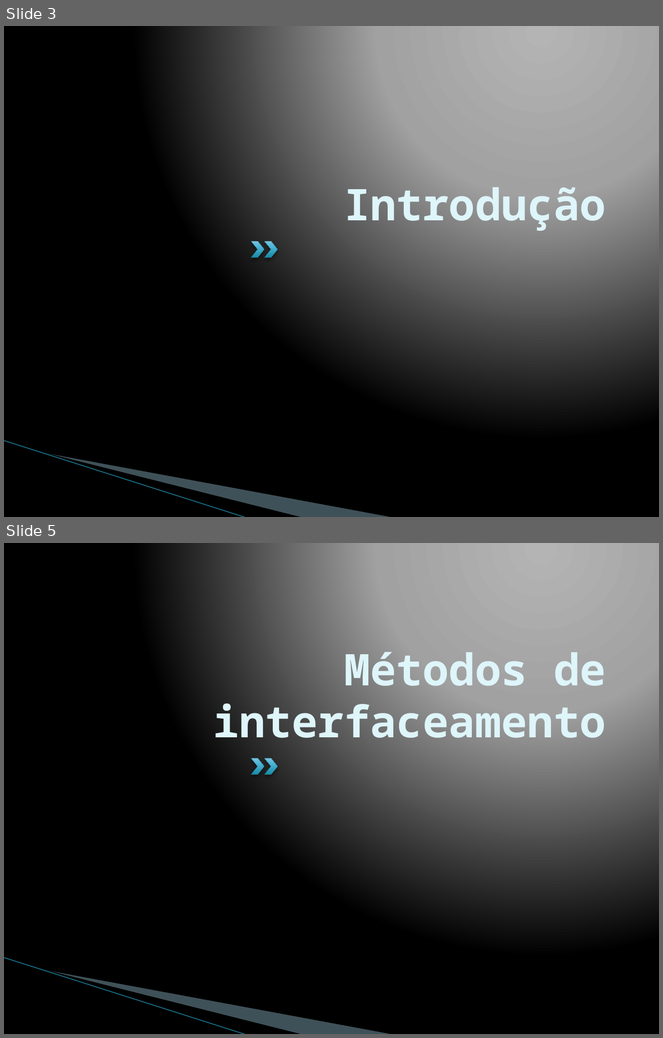
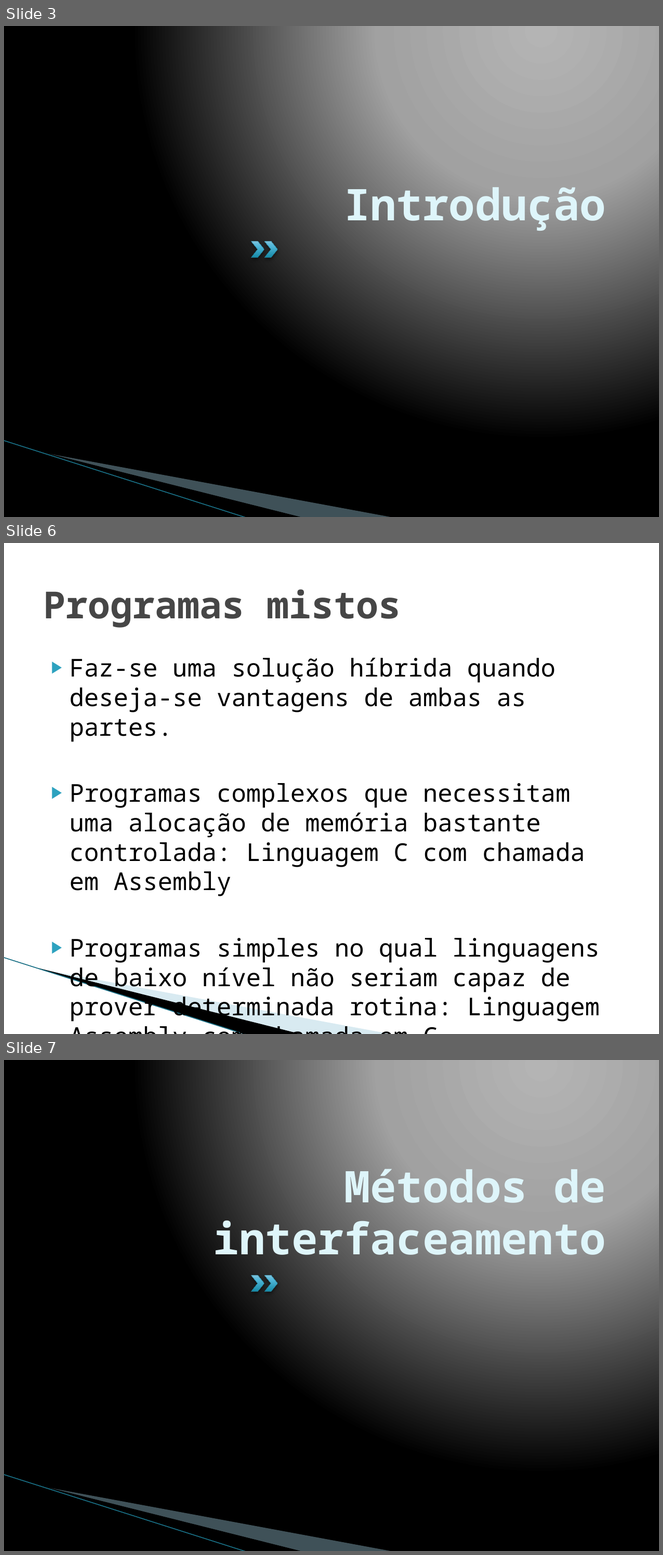
Before and after one commit to phdenis40/mips-assembler-unb, a slide deck: seminario/Interface entre C e Assemby 8085.pptx. Shown one above the other, each under a label of ours: slides 3 and 5 before the commit, slides 3, 6 and 7 after it; the slides between them are not shown. The pictures are 663x1038 and 663x1555 pixels, drawn with LibreOffice and Linux fonts; fonts in the diff are those of the drawing; background and template pictures are left out. Boxes give left, top, right and bottom in pixels: in the first picture for what was removed or moved away, otherwise in the second. Text is boxed around its words. In the diff, an @@ line names an element or a change of style, - is before the commit and + after.

```diff
--- a/seminario/Interface entre C e Assemby 8085.pptx
+++ b/seminario/Interface entre C e Assemby 8085.pptx
@@ slide 6 added at (x1=4, y1=543, x2=659, y2=1034), background #FFFFFF; not listed: 3 template elements that a slide beside it also shows @@
@@ title added at (x1=43, y1=589, x2=401, y2=628), 41 pt, text #464646, bold @@
+Programas mistos
@@ text added at (x1=70, y1=657, x2=600, y2=1022), 27 pt, text #000000 @@
+▶ Faz-se uma solução híbrida quando deseja-se vantagens de ambas as partes.
+▶ Programas complexos que necessitam uma alocação de memória bastante controlada: Linguagem C com chamada em Assembly
+▶ Programas simples no qual linguagens de baixo nível não seriam capaz de prover determinada rotina: Linguagem Assembly com chamada em C
@@ what was slide 5 is now slide 7 @@
```
Also in this commit, not shown: 8 slides changed, 9 other slides added, 6 slides removed.
